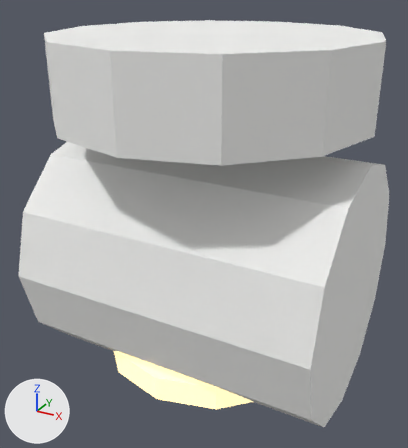
The glTF model dist/web/modelos/spot_direcionavel.glb as it was, and as the next commit left it.
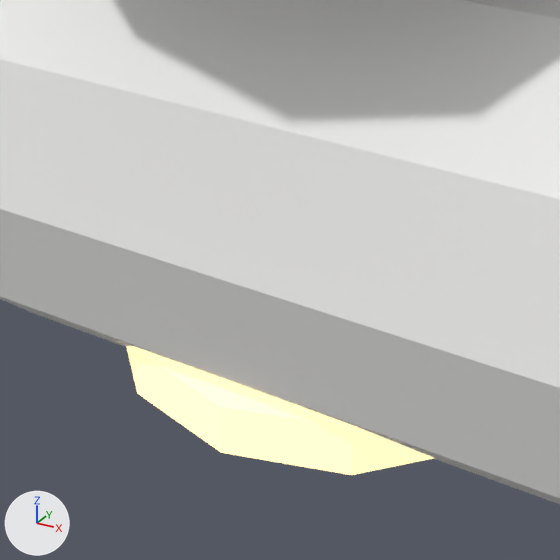
Each version is shown whole from a camera (50 mm lens) standing at (0.0987, -0.1868, 0.1585) and looking at (-0.0024, -0.003, 0.0666), then close up on the part from 14% to 76% of the width and 43% to 100% of the height. The axes (+X, +Y, +Z) are drawn at lower left. The lights are the same throughout. The older version's two pictures come first.

In view in the first close-up: 'spot_direcionavel'.
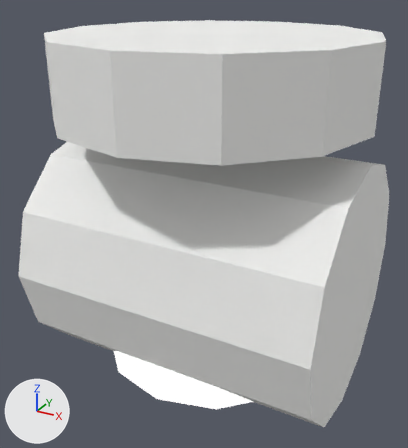
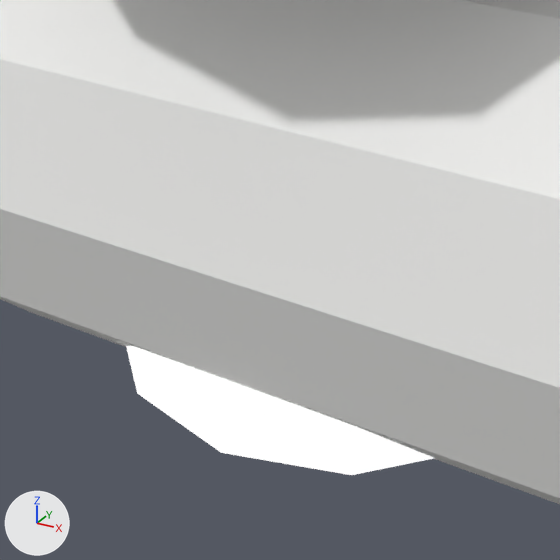
Location of each change, (x1, y1, x2, y2) in pixels of the close-ups (560 x 560 px):
'spot_direcionavel', recoloured: (122, 341, 437, 475) in both

What changed in the scene script:
```text
Change mat_led:
    remove mat_led.emission_color = (1.0, 0.799, 0.434)  # beige #ffe7b0
    mat_led.base_color: (1.0, 0.799, 0.434) -> (0.005, 0.005, 0.005)  # beige #ffe7b0 -> black #101010
```
